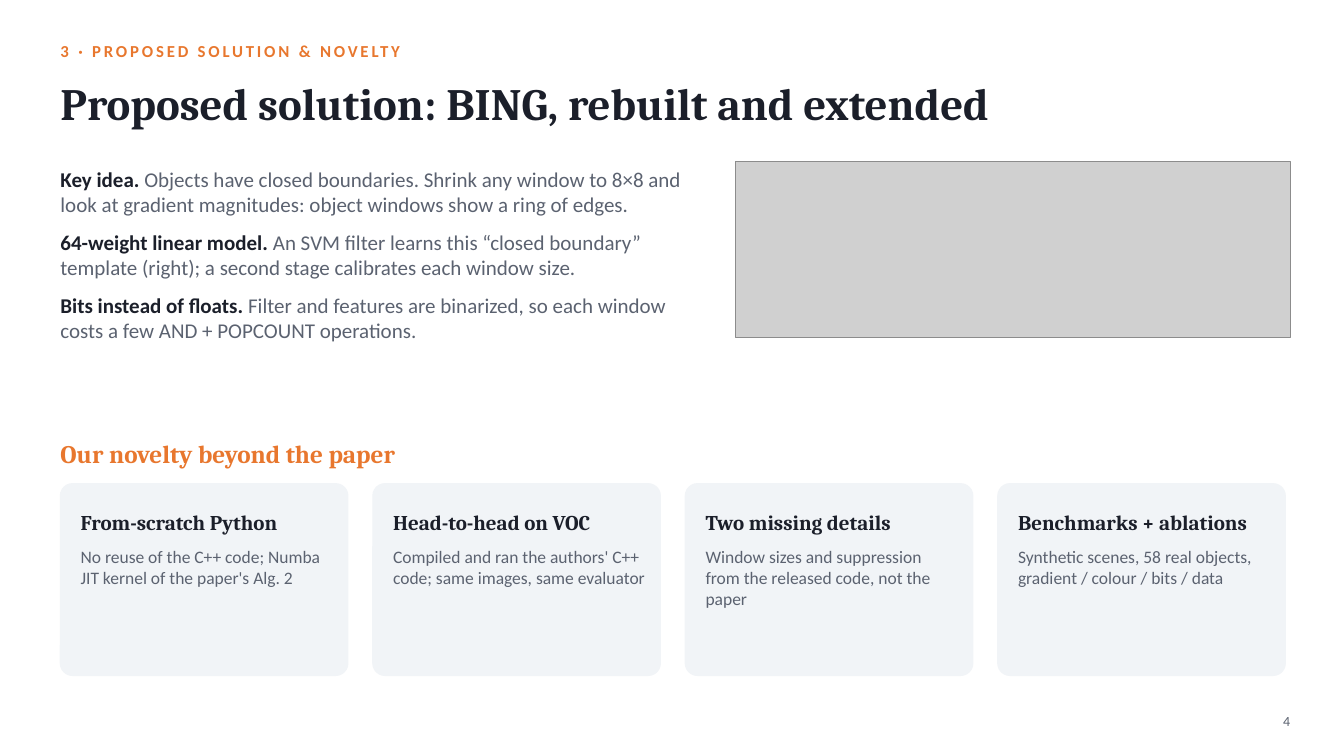
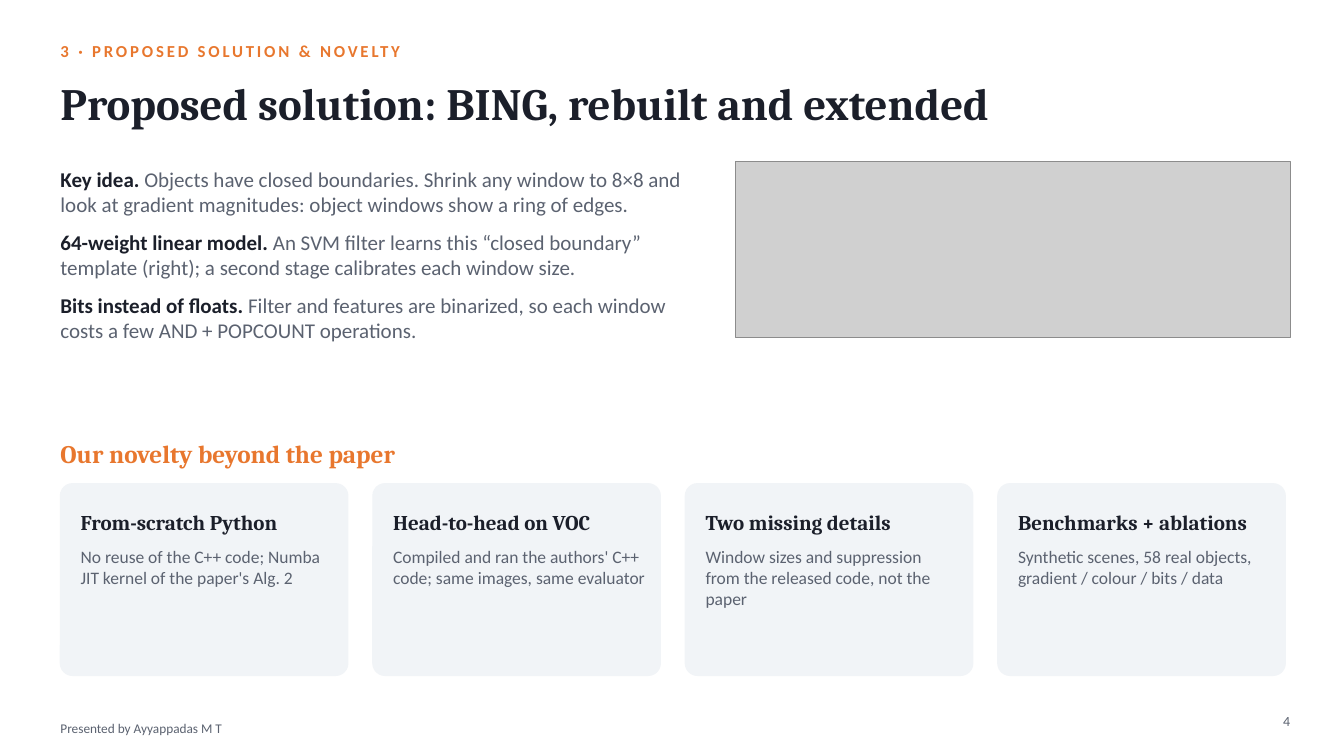
Before and after one commit to hari18305/cvprojectg10, a slide deck: slide 4 of presentation/BING_Objectness_Group10.pptx. Drawn at 1344x756 pixels with LibreOffice and Linux fonts; fonts in the diff are those of the drawing; grey boxes stand for pictures. Boxes give left, top, right and bottom in pixels: in the first picture for what was removed or moved away, otherwise in the second. Text is boxed around its words. In the diff, an @@ line names an element or a change of style, - is before the commit and + after.

```diff
--- a/presentation/BING_Objectness_Group10.pptx
+++ b/presentation/BING_Objectness_Group10.pptx
@@ text added at [60,724,221,735], 9.5 pt, text #5B6270 @@
+Presented by Ayyappadas M T
```
Also in this commit, not shown: 10 other slides changed, 4 other files.
